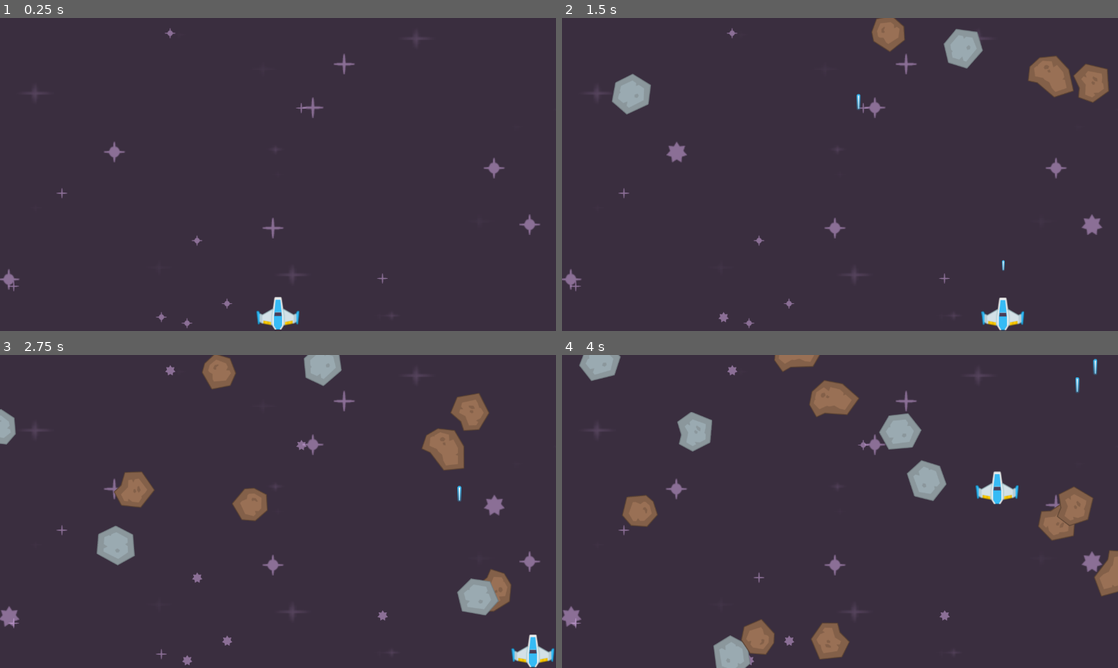
Above: before the commit, frames 1-4 (two rows, left to right).
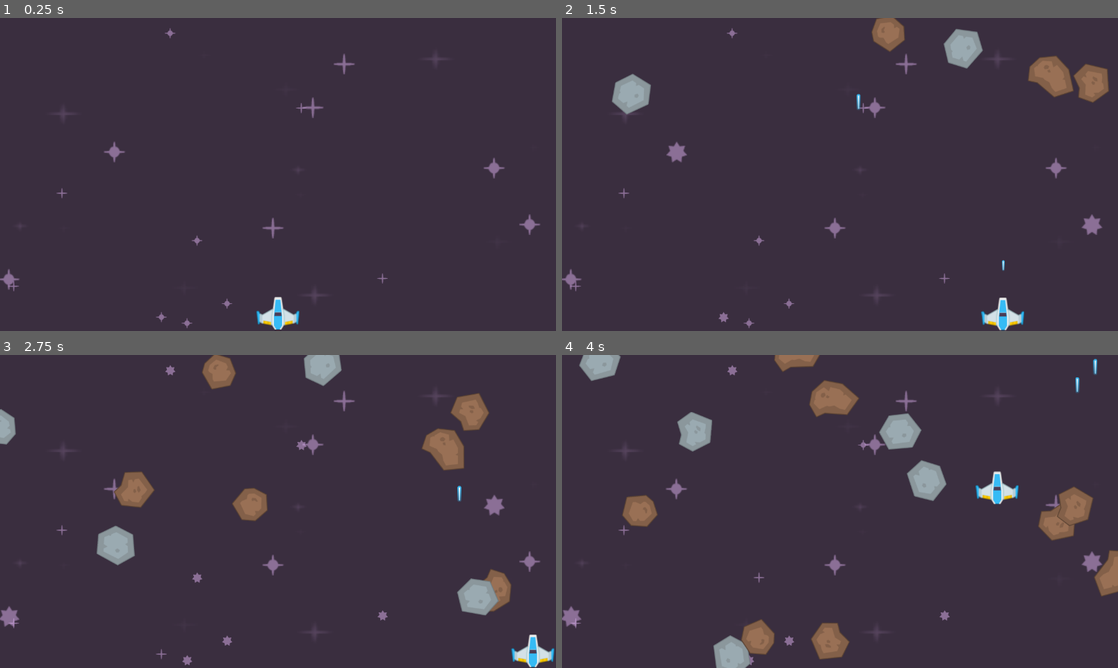
Above: after the commit, the same moments.

Repository: MominulMoon/Space-Shooter-Game
Game: Godot game, scene res://Scene/level.tscn
Two runs of this game, one before a commit and one after it. Both use one fixed random seed, a clock stepped at 60 frames per second and the inputs below.
Inputs:
- Up to frame 1 (0.25 s): no input
- Up to frame 2 (1.5 s): hold Right (right) 0.53-1.28 s; tap Space (Shoot) at 0.6, 1.35 s; hold Down (down) from 1.28 s (still down)
- Up to frame 3 (2.75 s): release Down (down) at 2.03 s; hold Right (right) from 2.03 s (still down); tap Space (Shoot) at 2.1 s
- Up to frame 4 (4 s): release Right (right) at 2.78 s; hold Up (up) 2.78-3.53 s; tap Space (Shoot) at 2.85, 3.6 s; hold Left (left) from 3.53 s (still down)

The runs differ from the first frame. In frame 1, less than 0.1% of the frame differs, in the area x 5-80%, y 6-90%; in frame 2, less than 0.1%; in frame 3, less than 0.1%; in frame 4, less than 0.1%.

Commit message:
Update level.tscn

Diff:
--- a/Scene/level.tscn
+++ b/Scene/level.tscn
@@ -34,8 +34,8 @@
 script = ExtResource("1_or6n4")
 
 [node name="Background" type="Sprite2D" parent="."]
-position = Vector2(643, 302)
-scale = Vector2(5.6972656, 3.3144534)
+position = Vector2(695, 349.00003)
+scale = Vector2(5.5673833, 3.3134766)
 texture = ExtResource("1_3bu56")
 
 [node name="Stars" type="Node2D" parent="."]
